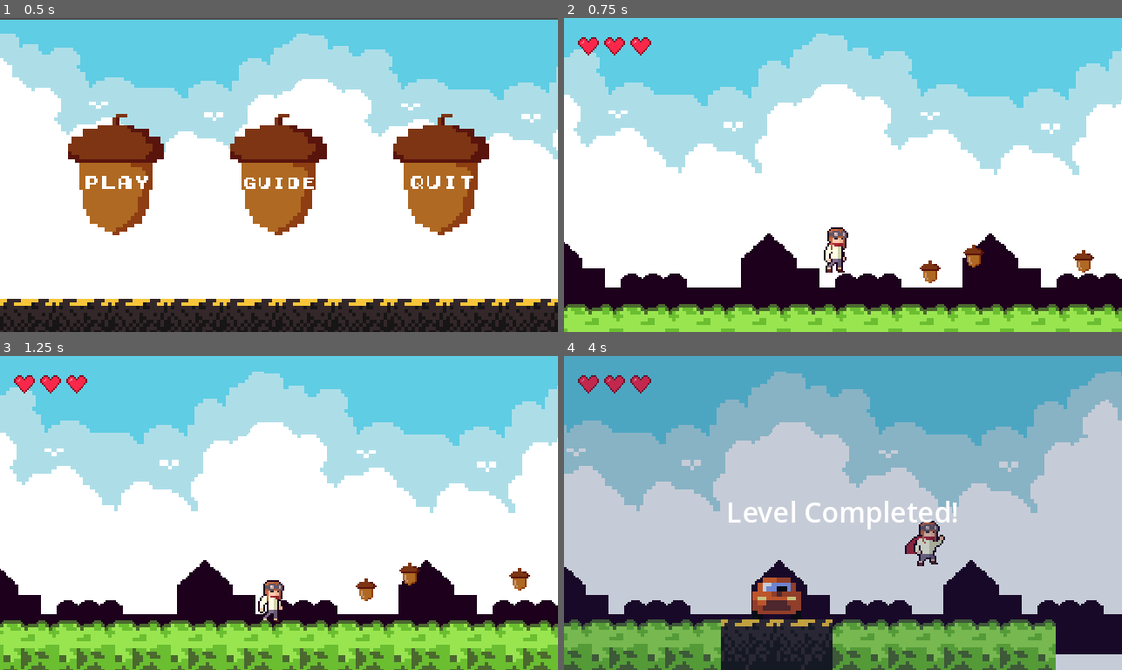
Above: before the commit, frames 1-4 (two rows, left to right).
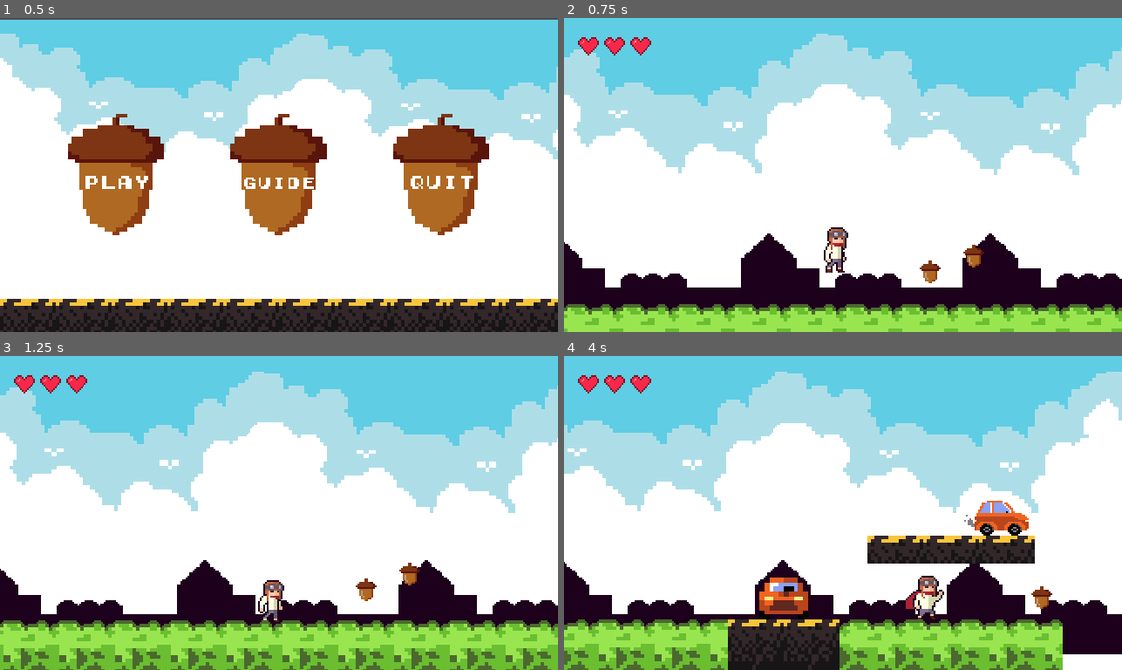
Above: after the commit, the same moments.

Repository: NathanFeldmeyer/GameJamDoubleTake
Game: Godot game, scene res://scenes/menu.tscn
The game is run twice, just before and just after one commit, with the same random seed, the same clock (stepped at 60 frames per second) and the same inputs.
Inputs:
- Up to frame 1 (0.5 s): no input
- Up to frame 2 (0.75 s): click "PLAY" at 0.5 s
- Up to frame 3 (1.25 s): no input
- Up to frame 4 (4 s): hold D (move_right) 1.28-2.78 s; tap W (jump) at 1.52, 2.27, 3.77 s; hold A (move_left) 2.78-3.53 s; hold D (move_right) from 3.53 s (still down)

Frame 1 is identical in both runs. In frame 2, 0.2% of the frame differs, in the area x 91-95%, y 73-82%; in frame 3, 0.2%; in frame 4, 90%, in the area x 0-100%, y 0-100%.

Commit message:
Add moving car enemy
Colliding with car will reset the scene.

Diff:
--- a/project.godot
+++ b/project.godot
@@ -57,6 +57,11 @@
 ]
 }
 
+[layer_names]
+
+2d_physics/layer_1="World"
+2d_physics/layer_2="Characters"
+
 [physics]
 
 common/enable_pause_aware_picking=true
--- /dev/null
+++ b/scenes/car_enemy.tscn
@@ -0,0 +1,74 @@
+[gd_scene load_steps=11 format=3 uid="uid://dulw5lh7a3jga"]
+
+[ext_resource type="Texture2D" uid="uid://dkfa0hmjotrax" path="res://assets/red-car-Sheet.png" id="1_d4tdy"]
+[ext_resource type="Script" path="res://scripts/car_enemy.gd" id="1_nfta2"]
+[ext_resource type="PackedScene" uid="uid://b7tjta7gbbpx1" path="res://scenes/hitbox.tscn" id="3_rg44y"]
+
+[sub_resource type="AtlasTexture" id="AtlasTexture_6sauo"]
+atlas = ExtResource("1_d4tdy")
+region = Rect2(48, 0, 48, 32)
+
+[sub_resource type="AtlasTexture" id="AtlasTexture_bk42w"]
+atlas = ExtResource("1_d4tdy")
+region = Rect2(96, 0, 48, 32)
+
+[sub_resource type="AtlasTexture" id="AtlasTexture_r1yct"]
+atlas = ExtResource("1_d4tdy")
+region = Rect2(144, 0, 48, 32)
+
+[sub_resource type="AtlasTexture" id="AtlasTexture_eic4l"]
+atlas = ExtResource("1_d4tdy")
+region = Rect2(192, 0, 48, 32)
+
+[sub_resource type="AtlasTexture" id="AtlasTexture_v2lp7"]
+atlas = ExtResource("1_d4tdy")
+region = Rect2(0, 0, 48, 32)
+
+[sub_resource type="SpriteFrames" id="SpriteFrames_nym7j"]
+animations = [{
+"frames": [{
+"duration": 1.0,
+"texture": SubResource("AtlasTexture_6sauo")
+}, {
+"duration": 1.0,
+"texture": SubResource("AtlasTexture_bk42w")
+}, {
+"duration": 1.0,
+"texture": SubResource("AtlasTexture_r1yct")
+}, {
+"duration": 1.0,
+"texture": SubResource("AtlasTexture_eic4l")
+}, {
+"duration": 1.0,
+"texture": SubResource("AtlasTexture_v2lp7")
+}],
+"loop": true,
+"name": &"Moving",
+"speed": 5.0
+}]
+
+[sub_resource type="RectangleShape2D" id="RectangleShape2D_m17lm"]
+size = Vector2(32, 23)
+
+[node name="Car Enemy" type="CharacterBody2D"]
+collision_layer = 2
+script = ExtResource("1_nfta2")
+
+[node name="AnimatedSprite2D" type="AnimatedSprite2D" parent="."]
+sprite_frames = SubResource("SpriteFrames_nym7j")
+animation = &"Moving"
+autoplay = "Moving"
+
+[node name="RayCast2D" type="RayCast2D" parent="."]
+position = Vector2(-27, 0)
+target_position = Vector2(0, 17)
+
+[node name="Hitbox" parent="." instance=ExtResource("3_rg44y")]
+
+[node name="CollisionPolygon2D" type="CollisionPolygon2D" parent="Hitbox"]
+position = Vector2(-1, 5)
+polygon = PackedVector2Array(-21, -1, -14, -4, -7, -12, 1, -12, 7, -1, 7, 6, -21, 6, -22, 5, -22, 1)
+
+[node name="CollisionShape2D" type="CollisionShape2D" parent="."]
+position = Vector2(-8, 4.5)
+shape = SubResource("RectangleShape2D_m17lm")
--- /dev/null
+++ b/scenes/hitbox.tscn
@@ -0,0 +1,10 @@
+[gd_scene load_steps=2 format=3 uid="uid://b7tjta7gbbpx1"]
+
+[ext_resource type="Script" path="res://scripts/Hitbox.gd" id="1_vh4wi"]
+
+[node name="Hitbox" type="Area2D"]
+collision_layer = 2
+collision_mask = 2
+script = ExtResource("1_vh4wi")
+
+[connection signal="body_entered" from="." to="." method="_on_body_entered"]
--- a/scenes/main.tscn
+++ b/scenes/main.tscn
@@ -1,6 +1,6 @@
-[gd_scene load_steps=13 format=3 uid="uid://dhvjs30pt72rq"]
-
-[ext_resource type="Script" path="res://scenes/main.gd" id="1_ib7q8"]
+[gd_scene load_steps=14 format=3 uid="uid://dhvjs30pt72rq"]
+
+[ext_resource type="Script" path="res://scripts/main.gd" id="1_7d8kx"]
 [ext_resource type="PackedScene" uid="uid://crpem6jmtm72h" path="res://scenes/player.tscn" id="2"]
 [ext_resource type="Texture2D" uid="uid://cterpfhoojeud" path="res://assets/lessthan3.png" id="3_g7b76"]
 [ext_resource type="Texture2D" uid="uid://du2yihjknen67" path="res://assets/background/bg-160px-sky.png" id="4_22uhj"]
@@ -10,6 +10,7 @@
 [ext_resource type="AudioStream" uid="uid://c6qsxakvf6kwv" path="res://assets/music/music4game.mp3" id="7_0gdfl"]
 [ext_resource type="PackedScene" uid="uid://ce82qor6grhwv" path="res://scenes/acorn.tscn" id="8_3nx16"]
 [ext_resource type="PackedScene" uid="uid://dj1wqu16v3ny6" path="res://scenes/level_completed.tscn" id="9_i5cwu"]
+[ext_resource type="PackedScene" uid="uid://dulw5lh7a3jga" path="res://scenes/car_enemy.tscn" id="11_uirxe"]
 
 [sub_resource type="TileSetAtlasSource" id="TileSetAtlasSource_c4id2"]
 texture = ExtResource("4_ladsa")
@@ -104,10 +105,11 @@
 
 [sub_resource type="TileSet" id="TileSet_u53lx"]
 physics_layer_0/collision_layer = 1
+physics_layer_0/collision_mask = 0
 sources/0 = SubResource("TileSetAtlasSource_c4id2")
 
 [node name="main" type="Node2D"]
-script = ExtResource("1_ib7q8")
+script = ExtResource("1_7d8kx")
 metadata/_edit_vertical_guides_ = [292.0]
 
 [node name="Camera2D" type="Camera2D" parent="."]
@@ -155,16 +157,19 @@
 tile_set = SubResource("TileSet_u53lx")
 cell_quadrant_size = 32
 format = 2
-layer_0/tile_data = PackedInt32Array(-1245243, 393216, 0, -1 …(1432 unchanged characters)… , -1376290, 65536, 2, -1310754, 65536, 3)
+layer_0/tile_data = PackedInt32Array(-1245243, 393216, 0, -1 …(1432 unchanged characters)… , -1376290, 65536, 2, -1310754, 65536, 3, -1441823, 0, 0, -1441822, 65536, 0, -1441821, 0, 0, -1441820, 65536, 0, -1441819, 0, 0, -1441818, 65536, 0)
 
 [node name="Acorn" parent="." instance=ExtResource("8_3nx16")]
-position = Vector2(300, 141)
+position = Vector2(514, 152)
+collision_mask = 2
 
 [node name="Acorn2" parent="." instance=ExtResource("8_3nx16")]
 position = Vector2(212, 147)
+collision_mask = 2
 
 [node name="Acorn3" parent="." instance=ExtResource("8_3nx16")]
 position = Vector2(237, 138)
+collision_mask = 2
 
 [node name="ParallaxBackground" type="ParallaxBackground" parent="."]
 scroll_ignore_camera_zoom = true
@@ -194,3 +199,6 @@
 [node name="AudioStreamPlayer2D" type="AudioStreamPlayer2D" parent="."]
 stream = ExtResource("7_0gdfl")
 autoplay = true
+
+[node name="Car Enemy" parent="." instance=ExtResource("11_uirxe")]
+position = Vector2(501, 99)
--- a/scenes/player.tscn
+++ b/scenes/player.tscn
@@ -143,6 +143,7 @@
 size = Vector2(14, 26)
 
 [node name="player" type="CharacterBody2D"]
+collision_layer = 2
 script = ExtResource("2")
 
 [node name="AnimatedSprite2D" type="AnimatedSprite2D" parent="."]
--- /dev/null
+++ b/scripts/Hitbox.gd
@@ -0,0 +1,5 @@
+extends Area2D
+
+func _on_body_entered(body):
+	if body.name == "player":
+		get_tree().reload_current_scene()
--- /dev/null
+++ b/scripts/car_enemy.gd
@@ -0,0 +1,28 @@
+extends CharacterBody2D
+
+
+var speed = -30.0
+const JUMP_VELOCITY = -400.0
+
+# Get the gravity from the project settings to be synced with RigidBody nodes.
+var gravity = ProjectSettings.get_setting("physics/2d/default_gravity")
+var facing_right = false
+
+func _ready():
+	$AnimatedSprite2D.play("Moving")
+
+func _physics_process(delta):
+	if not is_on_floor():
+		velocity.y += gravity * delta
+
+	if !$RayCast2D.is_colliding() && is_on_floor():
+		flip()
+
+	velocity.x = speed
+	move_and_slide()
+
+func flip():
+	facing_right = !facing_right
+
+	scale.x = abs(scale.x) * -1
+	speed = -speed
Binary file changed: assets/Double-take-tilemap.aseprite
Binary file added: assets/red-car-Sheet.png
Not shown, added: assets/red-car-Sheet.png.import
Binary file added: assets/red-car.aseprite
Renamed: scenes/main.gd -> scripts/main.gd
